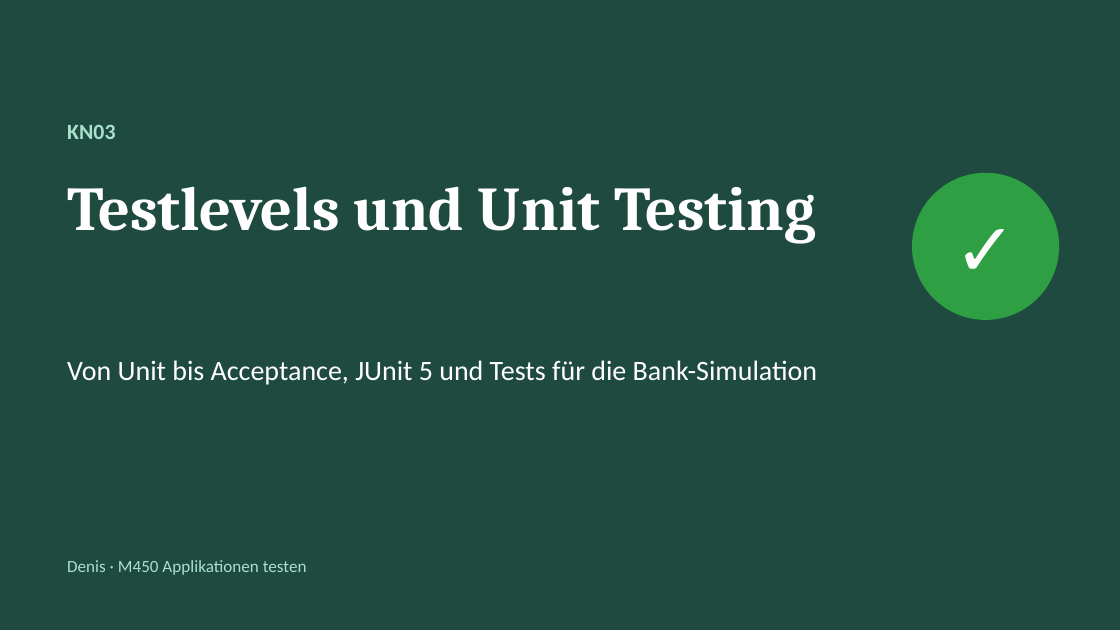
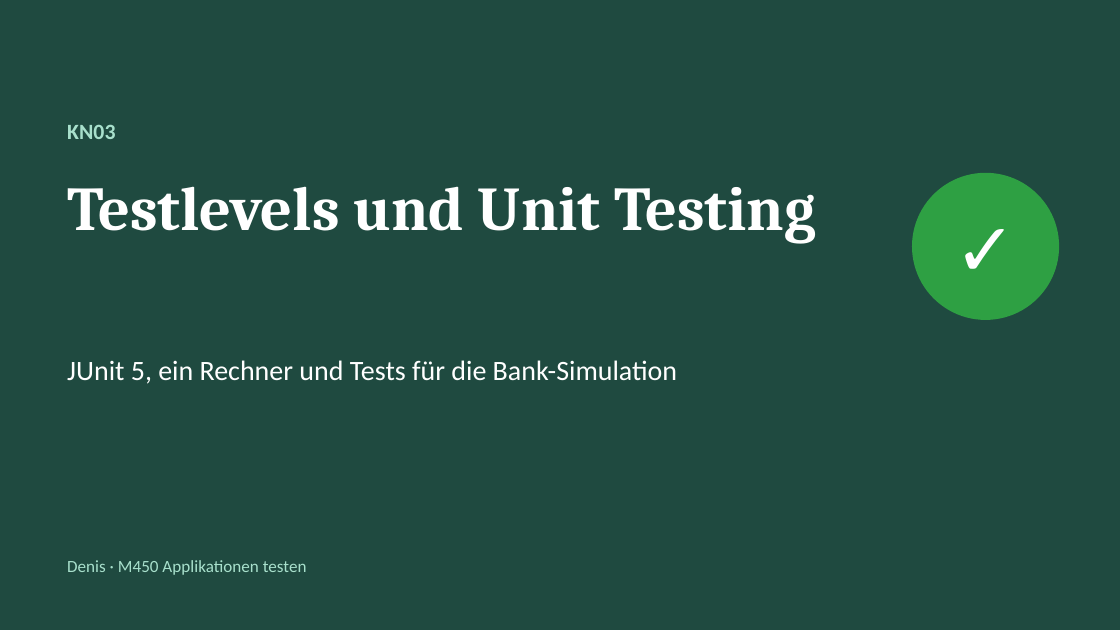
Before and after one commit to BusyDenis/M450_Denis, a slide deck: slide 1 of KN03/praesentation/KN03.pptx. Drawn at 1120x630 pixels with LibreOffice and Linux fonts; fonts in the diff are those of the drawing. Boxes give left, top, right and bottom in pixels: in the first picture for what was removed or moved away, otherwise in the second. Text is boxed around its words. In the diff, an @@ line names an element or a change of style, - is before the commit and + after.

Commit message:
Nicht verlangte Uebungen entfernt (Testlevels in KN03, Deployment in KN06)
Laut Miro-Board sind nur unit-testing/UEBUNGEN.md und ci-cd-pipeline/UEBUNGEN.md verlinkt.

```diff
--- a/KN03/praesentation/KN03.pptx
+++ b/KN03/praesentation/KN03.pptx
@@ text at box(67, 360, 677, 384): text changed @@
-Von Unit bis Acceptance, JUnit 5 und Tests für die Bank-Simulation
+JUnit 5, ein Rechner und Tests für die Bank-Simulation
```
Also in this commit, not shown: 1 slide removed, 3 other files.
